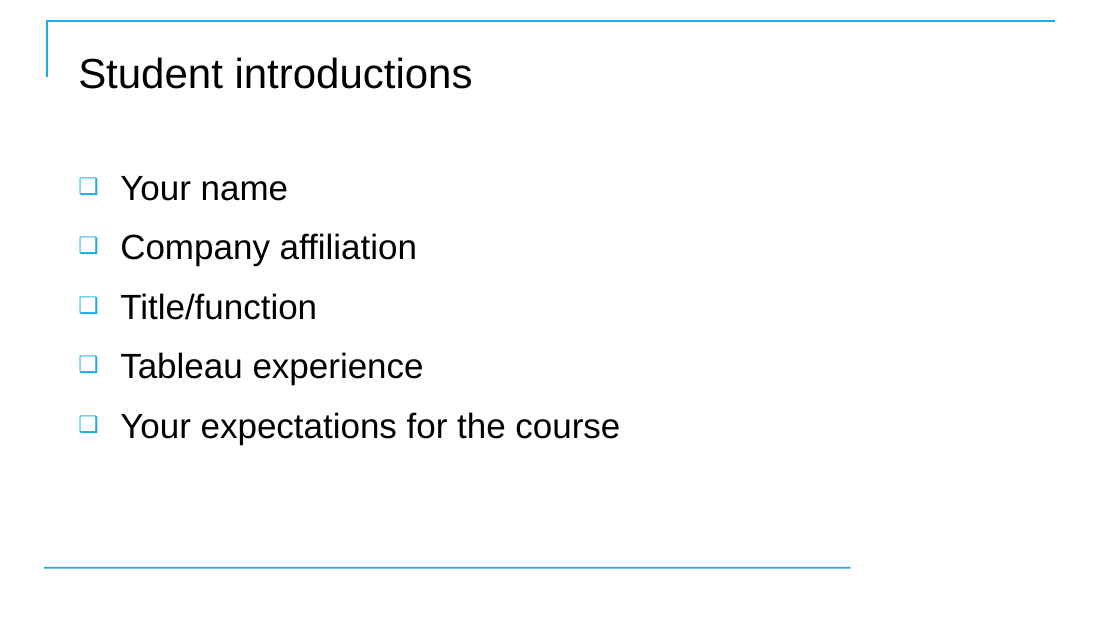
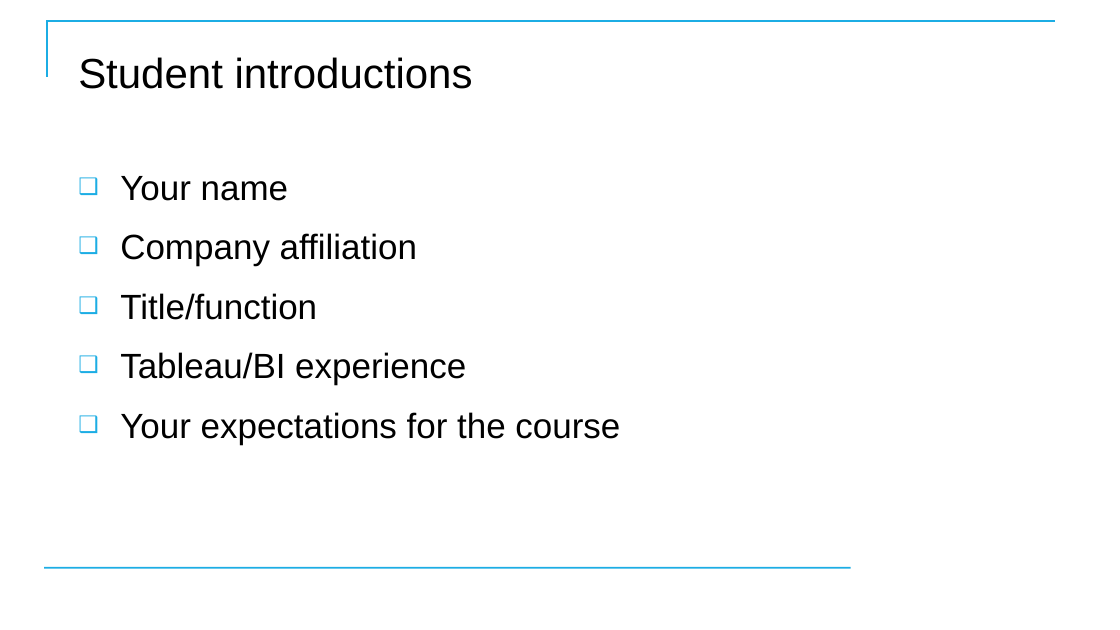
Before and after one commit to CostelloTechnicalConsulting/XTBP10---Tableau-Prep-Introduction, a slide deck: slide 3 of ppt/TableauPrepBuilderIntroV1_2.pptx. Drawn at 1120x630 pixels with LibreOffice and Linux fonts; fonts in the diff are those of the drawing; background and template pictures are left out. Boxes give left, top, right and bottom in pixels: in the first picture for what was removed or moved away, otherwise in the second. Text is boxed around its words. In the diff, an @@ line names an element or a change of style, - is before the commit and + after.

```diff
--- a/ppt/TableauPrepBuilderIntroV1_2.pptx
+++ b/ppt/TableauPrepBuilderIntroV1_2.pptx
@@ text at [120, 352, 466, 385]: text changed @@
-❑ Tableau experience
+❑ Tableau/BI experience
```
Also in this commit, not shown: 5 other slides changed, 1 slide added.
